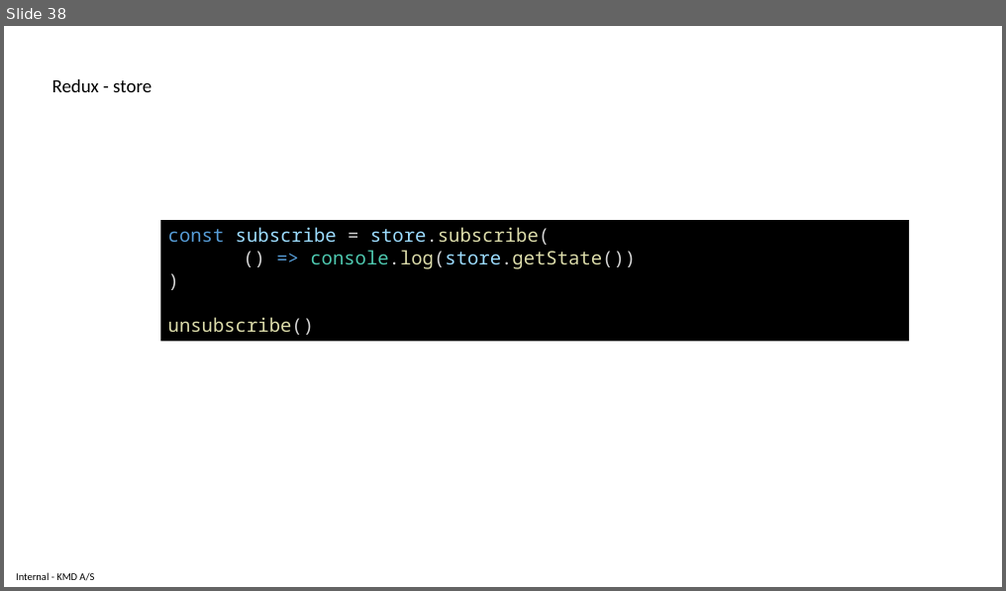
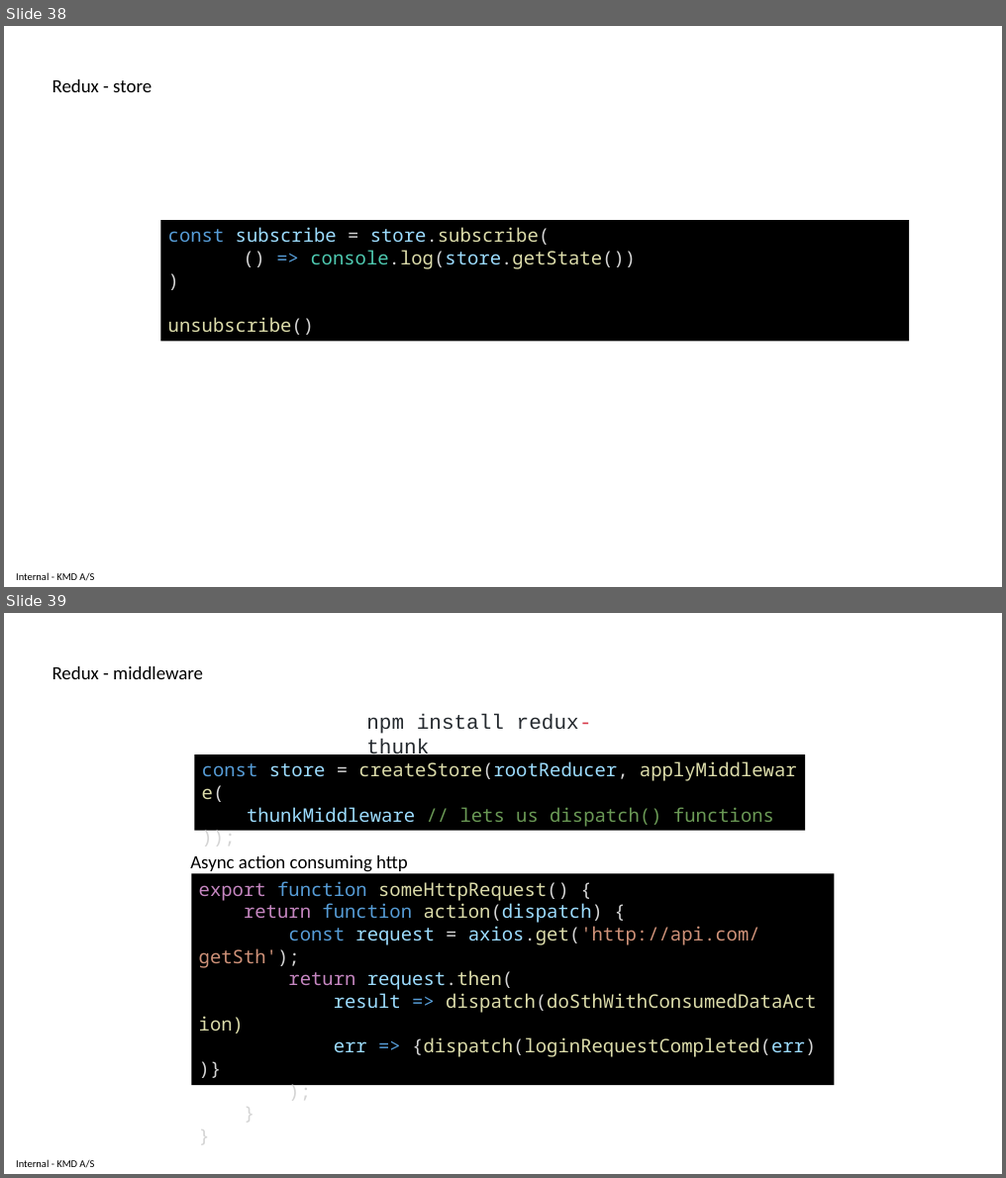
Before and after one commit to delprzemo/reactjs-starter, a slide deck: tutorial/ReactjsTraining.pptx. Shown one above the other, each under a label of ours: slide 38 before the commit, slides 38 and 39 after it. The pictures are 1006x591 and 1006x1178 pixels, drawn with LibreOffice and Linux fonts; fonts in the diff are those of the drawing. Boxes give left, top, right and bottom in pixels: in the first picture for what was removed or moved away, otherwise in the second. Text is boxed around its words. In the diff, an @@ line names an element or a change of style, - is before the commit and + after.

Commit message:
Exercise 27: Redux middleware - login http call

```diff
--- a/tutorial/ReactjsTraining.pptx
+++ b/tutorial/ReactjsTraining.pptx
@@ slide 39 added at (4, 613, 1002, 1174), background #FFFFFF; not listed: 1 template element that a slide beside it also shows @@
@@ text added at (53, 666, 203, 679), 18 pt, text #000000 @@
+Redux - middleware
@@ rectangle added at (377, 709, 658, 756), fill #FFFFFF, 20 pt, text #24292E @@
+npm install redux-thunk
@@ rectangle added at (194, 755, 805, 830), fill #000000, 18 pt, text #9CDCFE @@
+const store = createStore(rootReducer, applyMiddleware(
+thunkMiddleware // lets us dispatch() functions
+));
@@ text added at (190, 856, 408, 872), 18 pt, text #000000 @@
+Async action consuming http
@@ rectangle added at (191, 873, 835, 1085), fill #000000, 18 pt, text #DCDCAA @@
+export function someHttpRequest() {
+return function action(dispatch) {
+const request = axios.get('http://api.com/getSth');
+return request.then(
+result => dispatch(doSthWithConsumedDataAction)
+err => {dispatch(loginRequestCompleted(err))}
+);
+}
+}
```
Also in this commit, not shown: 7 other files.
